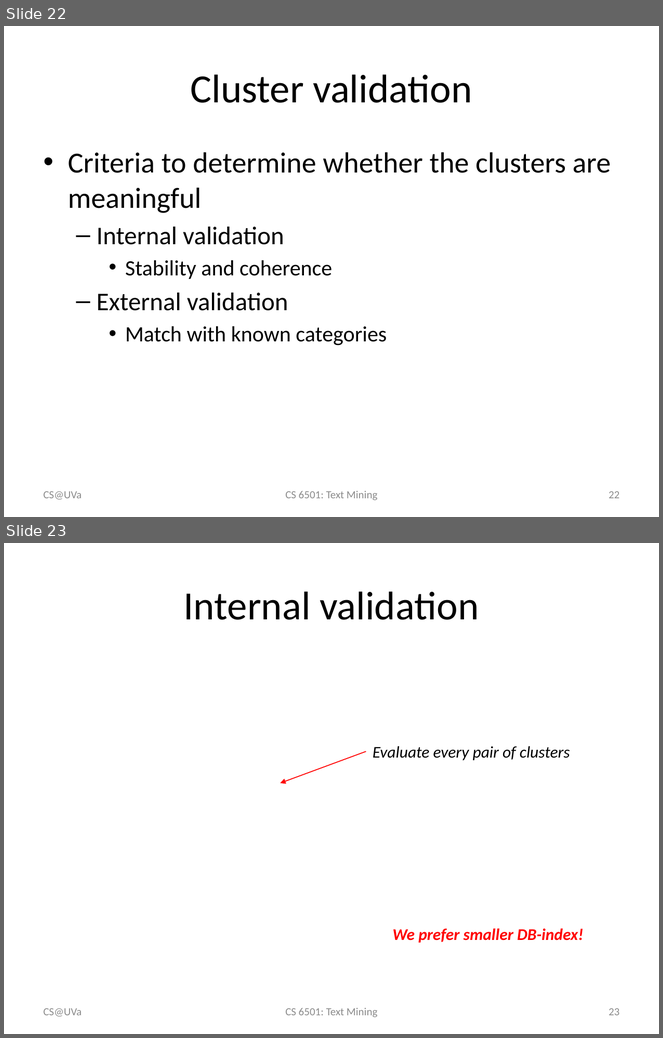
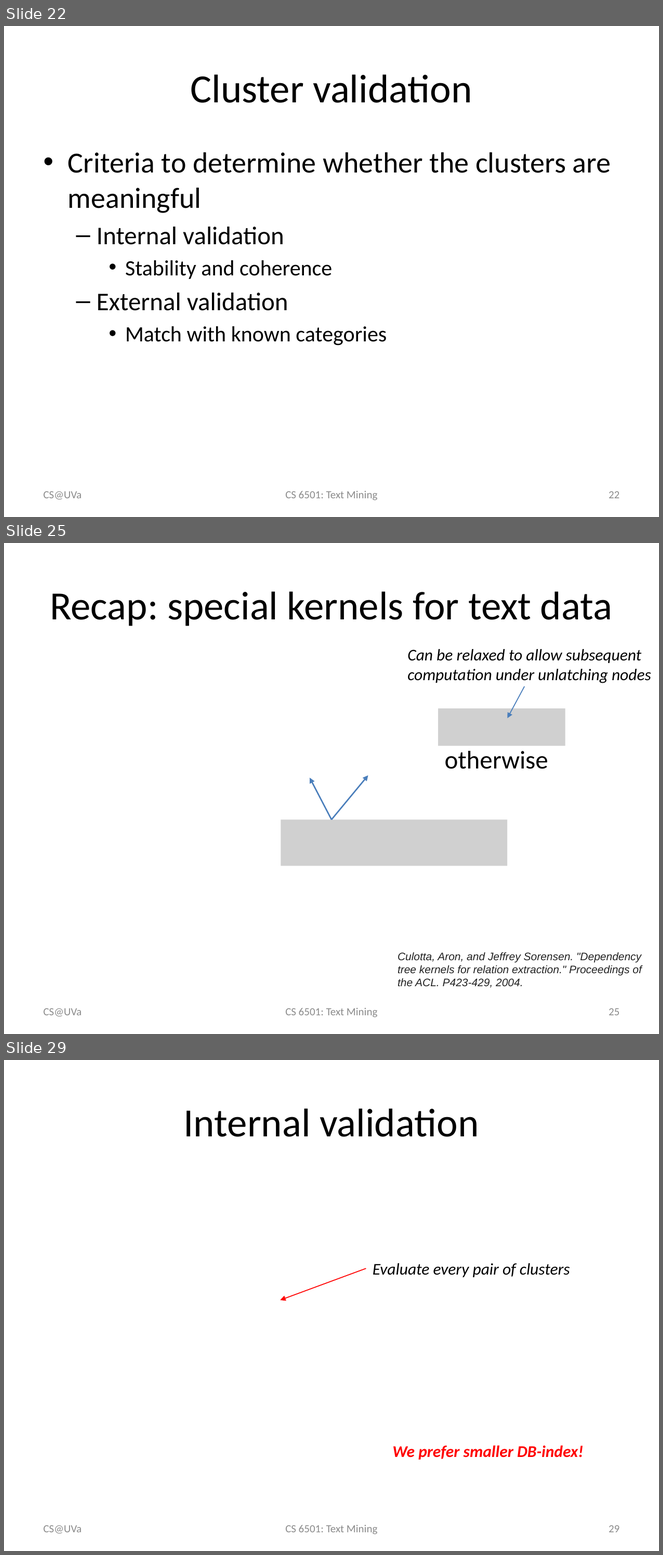
Before and after one commit to wang296/CS6501-Text-Mining, a slide deck: docs/TextClustering.pptx. Shown one above the other, each under a label of ours: slides 22 and 23 before the commit, slides 22, 25 and 29 after it; the slides between them are not shown. The pictures are 663x1038 and 663x1555 pixels, drawn with LibreOffice and Linux fonts; fonts in the diff are those of the drawing; grey boxes stand for pictures. Boxes give left, top, right and bottom in pixels: in the first picture for what was removed or moved away, otherwise in the second. Text is boxed around its words. In the diff, an @@ line names an element or a change of style, - is before the commit and + after.

```diff
--- a/docs/TextClustering.pptx
+++ b/docs/TextClustering.pptx
@@ slide 25 added at (4,543,659,1034), background #FFFFFF @@
@@ title added at (50,591,612,626), 44 pt, text #000000 @@
+Recap: special kernels for text data
@@ text added at (408,649,651,683), 18 pt, text #000000, italic @@
+Can be relaxed to allow subsequent computation under unlatching nodes
@@ arrow added from (525, 687) to (507, 719), #4B7EBC 1 pt @@
@@ picture added at (438,709,566,746) @@
@@ text added at (445,751,548,769), 28 pt, text #000000 @@
+otherwise
@@ arrow added from (332, 820) to (369, 775), #4B7EBC 1.5 pt @@
@@ arrow added from (332, 820) to (310, 778), #4B7EBC 1.5 pt @@
@@ picture added at (281,820,508,866) @@
@@ text added at (398,952,642,988), 12 pt, text #222222, italic @@
+Culotta, Aron, and Jeffrey Sorensen. "Dependency tree kernels for relation extraction." Proceedings of the ACL. P423-429, 2004.
@@ text added at (44,1008,82,1017), 12 pt, text #8C8C8C @@
+CS@UVa
@@ text added at (285,1008,377,1018), 12 pt, text #8C8C8C @@
+CS 6501: Text Mining
@@ page number added at (609,1008,620,1016), 12 pt, text #8C8C8C @@
+25
@@ what was slide 23 is now slide 29 @@
@@ page number at (609,1525,620,1533): text changed @@
-23
+29
```
Also in this commit, not shown: 3 slides changed, 5 other slides added, 6 other files.
